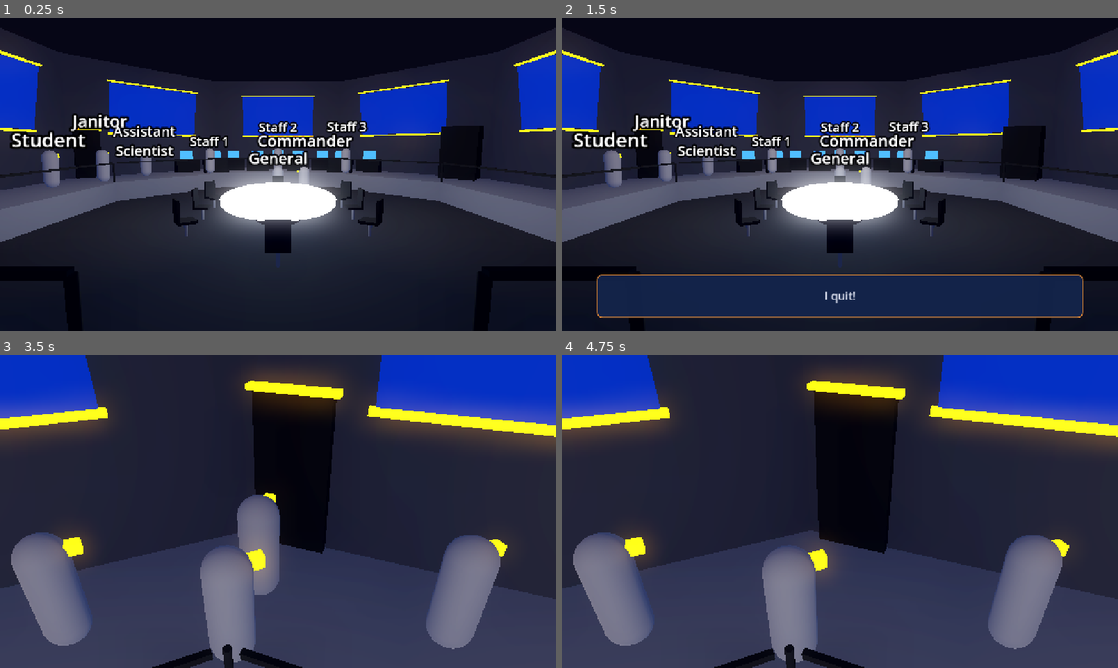
Above: before the commit, frames 1-4 (two rows, left to right).
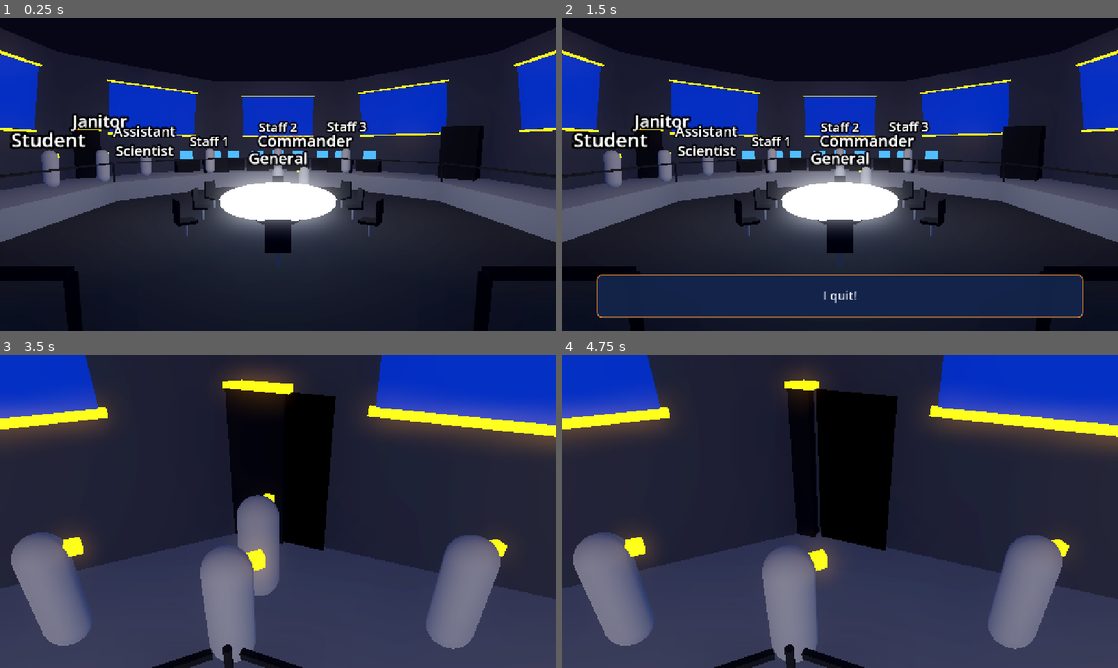
Above: after the commit, the same moments.

Repository: Kaleb-45/how-did-we-get-here
Game: Godot game, scene res://scenes/cutscene_intro.tscn
The game is run twice, just before and just after one commit, with the same random seed, the same clock (stepped at 60 frames per second) and the same inputs. This scene is started directly instead of the project's main scene.
Inputs (mouse positions are in pixels of both pictures, inside the frame that each line leads up to):
- Up to frame 1 (0.25 s): no input
- Up to frame 2 (1.5 s): move the mouse to (962, 158) at 0.52 s; hold D 0.53-1.28 s; tap E at 0.6 s; click (962, 158) at 0.67 s; tap Space at 0.77 s; move the mouse to (728, 190) at 1.27 s; hold S from 1.28 s (still down); tap Tab at 1.35 s
- Up to frame 3 (3.5 s): tap Space at 1.52, 2.75, 3.02 s; tap Enter at 2 s; move the mouse to (333, 442) at 2.02 s; release S at 2.03 s; hold D 2.03-2.78 s; tap E at 2.1 s; move the mouse to (250, 574) at 2.77 s; hold W from 2.78 s (still down); tap Tab at 2.85 s; click (250, 574) at 2.92 s
- Up to frame 4 (4.75 s): move the mouse to (1006, 558) at 3.52 s; release W at 3.53 s; hold A from 3.53 s (still down); tap E at 3.6 s; tap Space at 3.77, 4.52 s; move the mouse to (673, 464) at 4.27 s; tap Tab at 4.35 s

The runs differ from the first frame. In frame 2, less than 0.1% of the frame differs, in the area x 47-53%, y 86-92%; in frame 3, 3.1%; in frame 4, 4.4%, in the area x 40-62%, y 4-64%.

Commit message:
Cutscene fixes: sliding door, staff behind desks, crouch on Body, BodyText subtitle
Co-Authored-By: Claude Sonnet 5.5 <noreply@anthropic.com>

Diff:
--- a/scenes/cutscene_intro.tscn
+++ b/scenes/cutscene_intro.tscn
@@ -113,6 +113,13 @@
 
 [sub_resource type="BoxMesh" id="BoxMesh_arm"]
 size = Vector3(0.18, 0.18, 0.9)
+
+[sub_resource type="BoxMesh" id="BoxMesh_dooropen"]
+size = Vector3(1.3, 2.8, 0.02)
+
+[sub_resource type="StandardMaterial3D" id="Mat_dooropen"]
+shading_mode = 0
+albedo_color = Color(0, 0, 0, 1)
 
 [sub_resource type="Animation" id="Animation_intro"]
 resource_name = "intro"
@@ -164,7 +171,7 @@
 "times": PackedFloat32Array(0, 0.4, 0.8, 1.2, 1.6, 2, 2.999, 3, 3.4, 4.7),
 "transitions": PackedFloat32Array(1, 1, 0.5, 2, 1, 1, 1, 1, 1, 1),
 "update": 0,
-"values": [Vector3(1.5, 0, -4.8), Vector3(1.5, 0, -4.8), Vector3(1.5, 0.6, -4.8), Vector3(1.5, 0, -4.8), Vector3(1.5, 0, -4.8), Vector3(1.5, 0, -4.8), Vector3(1.5, 0, -4.8), Vector3(-10.2177, 1, -4.4901), Vector3(-10.2177, 1, -4.4901), Vector3(-11.2077, 1, -5.4801)]
+"values": [Vector3(1.5, 0, -4.8), Vector3(1.5, 0, -4.8), Vector3(1.5, 0.6, -4.8), Vector3(1.5, 0, -4.8), Vector3(1.5, 0, -4.8), Vector3(1.5, 0, -4.8), Vector3(1.5, 0, -4.8), Vector3(-10.2177, 1, -4.4901), Vector3(-10.2177, 1, -4.4901), Vector3(-11.0309, 1, -5.3033)]
 }
 tracks/4/type = "value"
 tracks/4/imported = false
@@ -181,214 +188,274 @@
 tracks/5/type = "value"
 tracks/5/imported = false
 tracks/5/enabled = true
-tracks/5/path = NodePath("People/Person_Commander:visible")
+tracks/5/path = NodePath("Room/Door:position")
 tracks/5/interp = 1
 tracks/5/loop_wrap = true
 tracks/5/keys = {
+"times": PackedFloat32Array(0, 3.3, 3.9, 4.9, 5.4),
+"transitions": PackedFloat32Array(1, 0.5, 1, 2, 1),
+"update": 0,
+"values": [Vector3(-11.2784, 2.4, -5.5508), Vector3(-11.2784, 2.4, -5.5508), Vector3(-12.2683, 2.4, -4.5609), Vector3(-12.2683, 2.4, -4.5609), Vector3(-11.2784, 2.4, -5.5508)]
+}
+tracks/6/type = "value"
+tracks/6/imported = false
+tracks/6/enabled = true
+tracks/6/path = NodePath("People/Person_Commander:visible")
+tracks/6/interp = 1
+tracks/6/loop_wrap = true
+tracks/6/keys = {
 "times": PackedFloat32Array(0, 4.7),
 "transitions": PackedFloat32Array(1, 1),
 "update": 1,
 "values": [true, false]
 }
-tracks/6/type = "value"
-tracks/6/imported = false
-tracks/6/enabled = true
-tracks/6/path = NodePath("People/Person_General:rotation:y")
-tracks/6/interp = 1
-tracks/6/loop_wrap = true
-tracks/6/keys = {
-"times": PackedFloat32Array(0, 5.5, 6.5, 12, 12.4, 13, 13.6, 14),
-"transitions": PackedFloat32Array(1, 1, 1, 1, 1, 1, 1, 1),
-"update": 0,
-"values": [0, 0, 3.1416, 3.1416, 3.7416, 2.5416, 3.4416, 3.1416]
-}
 tracks/7/type = "value"
 tracks/7/imported = false
 tracks/7/enabled = true
-tracks/7/path = NodePath("People/Person_General/ArmPivot:visible")
+tracks/7/path = NodePath("People/Person_General:rotation:y")
 tracks/7/interp = 1
 tracks/7/loop_wrap = true
 tracks/7/keys = {
+"times": PackedFloat32Array(0, 5.5, 6.5, 12, 12.4, 13, 13.6, 14),
+"transitions": PackedFloat32Array(1, 1, 1, 1, 1, 1, 1, 1),
+"update": 0,
+"values": [0, 0, 3.1416, 3.1416, 3.7416, 2.5416, 3.4416, 3.1416]
+}
+tracks/8/type = "value"
+tracks/8/imported = false
+tracks/8/enabled = true
+tracks/8/path = NodePath("People/Person_General/ArmPivot:visible")
+tracks/8/interp = 1
+tracks/8/loop_wrap = true
+tracks/8/keys = {
 "times": PackedFloat32Array(0, 14.2),
 "transitions": PackedFloat32Array(1, 1),
 "update": 1,
 "values": [false, true]
 }
-tracks/8/type = "value"
-tracks/8/imported = false
-tracks/8/enabled = true
-tracks/8/path = NodePath("People/Person_General/ArmPivot:rotation:x")
-tracks/8/interp = 1
-tracks/8/loop_wrap = true
-tracks/8/keys = {
-"times": PackedFloat32Array(0, 14.2, 14.9),
-"transitions": PackedFloat32Array(1, 1, 0.5),
-"update": 0,
-"values": [-1.5708, -1.5708, 0.2]
-}
 tracks/9/type = "value"
 tracks/9/imported = false
 tracks/9/enabled = true
-tracks/9/path = NodePath("People/Person_General/ArmPivot:rotation:y")
+tracks/9/path = NodePath("People/Person_General/ArmPivot:rotation:x")
 tracks/9/interp = 1
 tracks/9/loop_wrap = true
 tracks/9/keys = {
-"times": PackedFloat32Array(0),
-"transitions": PackedFloat32Array(1),
-"update": 0,
-"values": [0.17]
+"times": PackedFloat32Array(0, 14.2, 14.9),
+"transitions": PackedFloat32Array(1, 1, 0.5),
+"update": 0,
+"values": [-1.5708, -1.5708, 0.2]
 }
 tracks/10/type = "value"
 tracks/10/imported = false
 tracks/10/enabled = true
-tracks/10/path = NodePath("People/Person_Staff1:position")
+tracks/10/path = NodePath("People/Person_General/ArmPivot:rotation:y")
 tracks/10/interp = 1
 tracks/10/loop_wrap = true
 tracks/10/keys = {
-"times": PackedFloat32Array(0, 9.3, 10.335, 10.8),
-"transitions": PackedFloat32Array(1, 1, 1, 1),
-"update": 0,
-"values": [Vector3(-4.7, 1, -8.17), Vector3(-4.7, 1, -8.17), Vector3(-3, 1, -8.7), Vector3(-3, 1, -9.5)]
+"times": PackedFloat32Array(0),
+"transitions": PackedFloat32Array(1),
+"update": 0,
+"values": [0.17]
 }
 tracks/11/type = "value"
 tracks/11/imported = false
 tracks/11/enabled = true
-tracks/11/path = NodePath("People/Person_Staff1:rotation:y")
+tracks/11/path = NodePath("People/Person_Staff1:position")
 tracks/11/interp = 1
 tracks/11/loop_wrap = true
 tracks/11/keys = {
-"times": PackedFloat32Array(0, 9.29, 9.55, 10.325, 10.585),
+"times": PackedFloat32Array(0, 9.3, 9.9546, 10.2854, 10.8),
 "transitions": PackedFloat32Array(1, 1, 1, 1, 1),
 "update": 0,
-"values": [0, 0, -1.2686, -1.2686, 0]
+"values": [Vector3(-4.7, 1, -8.17), Vector3(-4.7, 1, -8.17), Vector3(-3, 1, -8.7), Vector3(-3, 1, -9.6), Vector3(-4.4, 1, -9.6)]
 }
 tracks/12/type = "value"
 tracks/12/imported = false
 tracks/12/enabled = true
-tracks/12/path = NodePath("People/Person_Staff1:scale")
+tracks/12/path = NodePath("People/Person_Staff1:rotation:y")
 tracks/12/interp = 1
 tracks/12/loop_wrap = true
 tracks/12/keys = {
-"times": PackedFloat32Array(0, 10.8, 11.2),
-"transitions": PackedFloat32Array(1, 1, 1),
-"update": 0,
-"values": [Vector3(1, 1, 1), Vector3(1, 1, 1), Vector3(1, 0.55, 1)]
+"times": PackedFloat32Array(0, 9.29, 9.55, 9.9446, 10.2046, 10.2754, 10.5354),
+"transitions": PackedFloat32Array(1, 1, 1, 1, 1, 1, 1),
+"update": 0,
+"values": [0, 0, -1.2686, -1.2686, 0, 0, 1.5708]
 }
 tracks/13/type = "value"
 tracks/13/imported = false
 tracks/13/enabled = true
-tracks/13/path = NodePath("People/Person_Staff2:position")
+tracks/13/path = NodePath("People/Person_Staff1/Body:scale")
 tracks/13/interp = 1
 tracks/13/loop_wrap = true
 tracks/13/keys = {
-"times": PackedFloat32Array(0, 9.3, 10.5),
+"times": PackedFloat32Array(0, 10.8, 11.2),
 "transitions": PackedFloat32Array(1, 1, 1),
 "update": 0,
-"values": [Vector3(0, 1, -9), Vector3(0, 1, -9), Vector3(0, 1, -10.3)]
+"values": [Vector3(1, 1, 1), Vector3(1, 1, 1), Vector3(1, 0.55, 1)]
 }
 tracks/14/type = "value"
 tracks/14/imported = false
 tracks/14/enabled = true
-tracks/14/path = NodePath("People/Person_Staff2:rotation:y")
+tracks/14/path = NodePath("People/Person_Staff1/Body:position")
 tracks/14/interp = 1
 tracks/14/loop_wrap = true
 tracks/14/keys = {
-"times": PackedFloat32Array(0, 9.29, 9.55),
+"times": PackedFloat32Array(0, 10.8, 11.2),
 "transitions": PackedFloat32Array(1, 1, 1),
 "update": 0,
-"values": [0, 0, 0]
+"values": [Vector3(0, 0.85, 0), Vector3(0, 0.85, 0), Vector3(0, 0.4675, 0)]
 }
 tracks/15/type = "value"
 tracks/15/imported = false
 tracks/15/enabled = true
-tracks/15/path = NodePath("People/Person_Staff2:scale")
+tracks/15/path = NodePath("People/Person_Staff1/Nose:position")
 tracks/15/interp = 1
 tracks/15/loop_wrap = true
 tracks/15/keys = {
-"times": PackedFloat32Array(0, 10.5, 10.9),
+"times": PackedFloat32Array(0, 10.8, 11.2),
 "transitions": PackedFloat32Array(1, 1, 1),
 "update": 0,
-"values": [Vector3(1, 1, 1), Vector3(1, 1, 1), Vector3(1, 0.55, 1)]
+"values": [Vector3(0, 1.45, -0.3), Vector3(0, 1.45, -0.3), Vector3(0, 0.8, -0.3)]
 }
 tracks/16/type = "value"
 tracks/16/imported = false
 tracks/16/enabled = true
-tracks/16/path = NodePath("People/Person_Staff3:position")
+tracks/16/path = NodePath("People/Person_Staff2:position")
 tracks/16/interp = 1
 tracks/16/loop_wrap = true
 tracks/16/keys = {
-"times": PackedFloat32Array(0, 9.3, 9.9148, 10.7098, 11.35, 11.6),
-"transitions": PackedFloat32Array(1, 1, 1, 1, 1, 1),
-"update": 0,
-"values": [Vector3(4.7, 1, -8.17), Vector3(4.7, 1, -8.17), Vector3(6.5, 1, -7.5), Vector3(8.4, 1, -5.9), Vector3(10, 1, -4.7), Vector3(10.6, 1, -5.2)]
+"times": PackedFloat32Array(0, 9.3, 9.8806, 10.5),
+"transitions": PackedFloat32Array(1, 1, 1, 1),
+"update": 0,
+"values": [Vector3(0, 1, -9), Vector3(0, 1, -9), Vector3(0, 1, -10.5), Vector3(1.6, 1, -10.5)]
 }
 tracks/17/type = "value"
 tracks/17/imported = false
 tracks/17/enabled = true
-tracks/17/path = NodePath("People/Person_Staff3:rotation:y")
+tracks/17/path = NodePath("People/Person_Staff2:rotation:y")
 tracks/17/interp = 1
 tracks/17/loop_wrap = true
 tracks/17/keys = {
-"times": PackedFloat32Array(0, 9.29, 9.55, 9.9048, 10.1648, 10.6998, 10.9598, 11.34, 11.6),
-"transitions": PackedFloat32Array(1, 1, 1, 1, 1, 1, 1, 1, 1),
-"update": 0,
-"values": [0, 0, -1.9271, -1.9271, -2.2707, -2.2707, -2.2143, -2.2143, -0.8761]
+"times": PackedFloat32Array(0, 9.29, 9.55, 9.8706, 10.1306),
+"transitions": PackedFloat32Array(1, 1, 1, 1, 1),
+"update": 0,
+"values": [0, 0, 0, 0, -1.5708]
 }
 tracks/18/type = "value"
 tracks/18/imported = false
 tracks/18/enabled = true
-tracks/18/path = NodePath("People/Person_Staff3:visible")
+tracks/18/path = NodePath("People/Person_Staff2/Body:scale")
 tracks/18/interp = 1
 tracks/18/loop_wrap = true
 tracks/18/keys = {
+"times": PackedFloat32Array(0, 10.5, 10.9),
+"transitions": PackedFloat32Array(1, 1, 1),
+"update": 0,
+"values": [Vector3(1, 1, 1), Vector3(1, 1, 1), Vector3(1, 0.55, 1)]
+}
+tracks/19/type = "value"
+tracks/19/imported = false
+tracks/19/enabled = true
+tracks/19/path = NodePath("People/Person_Staff2/Body:position")
+tracks/19/interp = 1
+tracks/19/loop_wrap = true
+tracks/19/keys = {
+"times": PackedFloat32Array(0, 10.5, 10.9),
+"transitions": PackedFloat32Array(1, 1, 1),
+"update": 0,
+"values": [Vector3(0, 0.85, 0), Vector3(0, 0.85, 0), Vector3(0, 0.4675, 0)]
+}
+tracks/20/type = "value"
+tracks/20/imported = false
+tracks/20/enabled = true
+tracks/20/path = NodePath("People/Person_Staff2/Nose:position")
+tracks/20/interp = 1
+tracks/20/loop_wrap = true
+tracks/20/keys = {
+"times": PackedFloat32Array(0, 10.5, 10.9),
+"transitions": PackedFloat32Array(1, 1, 1),
+"update": 0,
+"values": [Vector3(0, 1.45, -0.3), Vector3(0, 1.45, -0.3), Vector3(0, 0.8, -0.3)]
+}
+tracks/21/type = "value"
+tracks/21/imported = false
+tracks/21/enabled = true
+tracks/21/path = NodePath("People/Person_Staff3:position")
+tracks/21/interp = 1
+tracks/21/loop_wrap = true
+tracks/21/keys = {
+"times": PackedFloat32Array(0, 9.3, 9.9148, 10.7098, 11.35, 11.6),
+"transitions": PackedFloat32Array(1, 1, 1, 1, 1, 1),
+"update": 0,
+"values": [Vector3(4.7, 1, -8.17), Vector3(4.7, 1, -8.17), Vector3(6.5, 1, -7.5), Vector3(8.4, 1, -5.9), Vector3(10, 1, -4.7), Vector3(10.6, 1, -5.2)]
+}
+tracks/22/type = "value"
+tracks/22/imported = false
+tracks/22/enabled = true
+tracks/22/path = NodePath("People/Person_Staff3:rotation:y")
+tracks/22/interp = 1
+tracks/22/loop_wrap = true
+tracks/22/keys = {
+"times": PackedFloat32Array(0, 9.29, 9.55, 9.9048, 10.1648, 10.6998, 10.9598, 11.34, 11.6),
+"transitions": PackedFloat32Array(1, 1, 1, 1, 1, 1, 1, 1, 1),
+"update": 0,
+"values": [0, 0, -1.9271, -1.9271, -2.2707, -2.2707, -2.2143, -2.2143, -0.8761]
+}
+tracks/23/type = "value"
+tracks/23/imported = false
+tracks/23/enabled = true
+tracks/23/path = NodePath("People/Person_Staff3:visible")
+tracks/23/interp = 1
+tracks/23/loop_wrap = true
+tracks/23/keys = {
 "times": PackedFloat32Array(0, 11.7),
 "transitions": PackedFloat32Array(1, 1),
 "update": 1,
 "values": [true, false]
 }
-tracks/19/type = "value"
-tracks/19/imported = false
-tracks/19/enabled = true
-tracks/19/path = NodePath("People/Person_AssistantScientist:rotation:y")
-tracks/19/interp = 1
-tracks/19/loop_wrap = true
-tracks/19/keys = {
+tracks/24/type = "value"
+tracks/24/imported = false
+tracks/24/enabled = true
+tracks/24/path = NodePath("People/Person_AssistantScientist:rotation:y")
+tracks/24/interp = 1
+tracks/24/loop_wrap = true
+tracks/24/keys = {
 "times": PackedFloat32Array(0, 17.5, 18.1),
 "transitions": PackedFloat32Array(1, 1, 1),
 "update": 0,
 "values": [0, 0, 2.8072]
 }
-tracks/20/type = "value"
-tracks/20/imported = false
-tracks/20/enabled = true
-tracks/20/path = NodePath("People/Person_Janitor:rotation:y")
-tracks/20/interp = 1
-tracks/20/loop_wrap = true
-tracks/20/keys = {
+tracks/25/type = "value"
+tracks/25/imported = false
+tracks/25/enabled = true
+tracks/25/path = NodePath("People/Person_Janitor:rotation:y")
+tracks/25/interp = 1
+tracks/25/loop_wrap = true
+tracks/25/keys = {
 "times": PackedFloat32Array(0, 18.3, 18.9, 19.3, 19.9),
 "transitions": PackedFloat32Array(1, 1, 1, 1, 1),
 "update": 0,
 "values": [0, 0, 2.615, 2.615, -0.3344]
 }
-tracks/21/type = "value"
-tracks/21/imported = false
-tracks/21/enabled = true
-tracks/21/path = NodePath("People/Person_Student:rotation:y")
-tracks/21/interp = 1
-tracks/21/loop_wrap = true
-tracks/21/keys = {
+tracks/26/type = "value"
+tracks/26/imported = false
+tracks/26/enabled = true
+tracks/26/path = NodePath("People/Person_Student:rotation:y")
+tracks/26/interp = 1
+tracks/26/loop_wrap = true
+tracks/26/keys = {
 "times": PackedFloat32Array(0, 19.4, 20),
 "transitions": PackedFloat32Array(1, 1, 1),
 "update": 0,
 "values": [0, 0, -0.5266]
 }
-tracks/22/type = "method"
-tracks/22/imported = false
-tracks/22/enabled = true
-tracks/22/path = NodePath(".")
-tracks/22/interp = 1
-tracks/22/loop_wrap = true
-tracks/22/keys = {
+tracks/27/type = "method"
+tracks/27/imported = false
+tracks/27/enabled = true
+tracks/27/path = NodePath(".")
+tracks/27/interp = 1
+tracks/27/loop_wrap = true
+tracks/27/keys = {
 "times": PackedFloat32Array(0.3, 2.8, 5.5, 8.8, 12.2, 13.8, 14.8, 16.8),
 "transitions": PackedFloat32Array(1, 1, 1, 1, 1, 1, 1, 1),
 "values": [{
@@ -417,82 +484,22 @@
 "method": &"hide_subtitle"
 }]
 }
-tracks/23/type = "value"
-tracks/23/imported = false
-tracks/23/enabled = true
-tracks/23/path = NodePath("CanvasLayer/Fade:color")
-tracks/23/interp = 1
-tracks/23/loop_wrap = true
-tracks/23/keys = {
-"times": PackedFloat32Array(0, 21, 23),
-"transitions": PackedFloat32Array(1, 1, 1),
-"update": 0,
-"values": [Color(0, 0, 0, 0), Color(0, 0, 0, 0), Color(0, 0, 0, 1)]
-}
-tracks/24/type = "value"
-tracks/24/imported = false
-tracks/24/enabled = true
-tracks/24/path = NodePath("People/Person_General/Label:visible")
-tracks/24/interp = 1
-tracks/24/loop_wrap = true
-tracks/24/keys = {
-"times": PackedFloat32Array(0, 3, 9, 12, 17),
-"transitions": PackedFloat32Array(1, 1, 1, 1, 1),
-"update": 1,
-"values": [true, false, true, false, true]
-}
-tracks/25/type = "value"
-tracks/25/imported = false
-tracks/25/enabled = true
-tracks/25/path = NodePath("People/Person_Commander/Label:visible")
-tracks/25/interp = 1
-tracks/25/loop_wrap = true
-tracks/25/keys = {
-"times": PackedFloat32Array(0, 3, 9, 12, 17),
-"transitions": PackedFloat32Array(1, 1, 1, 1, 1),
-"update": 1,
-"values": [true, false, true, false, true]
-}
-tracks/26/type = "value"
-tracks/26/imported = false
-tracks/26/enabled = true
-tracks/26/path = NodePath("People/Person_Staff1/Label:visible")
-tracks/26/interp = 1
-tracks/26/loop_wrap = true
-tracks/26/keys = {
-"times": PackedFloat32Array(0, 3, 9, 12, 17),
-"transitions": PackedFloat32Array(1, 1, 1, 1, 1),
-"update": 1,
-"values": [true, false, true, false, true]
-}
-tracks/27/type = "value"
-tracks/27/imported = false
-tracks/27/enabled = true
-tracks/27/path = NodePath("People/Person_Staff2/Label:visible")
-tracks/27/interp = 1
-tracks/27/loop_wrap = true
-tracks/27/keys = {
-"times": PackedFloat32Array(0, 3, 9, 12, 17),
-"transitions": PackedFloat32Array(1, 1, 1, 1, 1),
-"update": 1,
-"values": [true, false, true, false, true]
-}
 tracks/28/type = "value"
 tracks/28/imported = false
 tracks/28/enabled = true
-tracks/28/path = NodePath("People/Person_Staff3/Label:visible")
+tracks/28/path = NodePath("CanvasLayer/Fade:color")
 tracks/28/interp = 1
 tracks/28/loop_wrap = true
 tracks/28/keys = {
-"times": PackedFloat32Array(0, 3, 9, 12, 17),
-"transitions": PackedFloat32Array(1, 1, 1, 1, 1),
-"update": 1,
-"values": [true, false, true, false, true]
+"times": PackedFloat32Array(0, 21, 23),
+"transitions": PackedFloat32Array(1, 1, 1),
+"update": 0,
+"values": [Color(0, 0, 0, 0), Color(0, 0, 0, 0), Color(0, 0, 0, 1)]
 }
 tracks/29/type = "value"
 tracks/29/imported = false
 tracks/29/enabled = true
-tracks/29/path = NodePath("People/Person_AssistantScientist/Label:visible")
+tracks/29/path = NodePath("People/Person_General/Label:visible")
 tracks/29/interp = 1
 tracks/29/loop_wrap = true
 tracks/29/keys = {
@@ -504,7 +511,7 @@
 tracks/30/type = "value"
 tracks/30/imported = false
 tracks/30/enabled = true
-tracks/30/path = NodePath("People/Person_Janitor/Label:visible")
+tracks/30/path = NodePath("People/Person_Commander/Label:visible")
 tracks/30/interp = 1
 tracks/30/loop_wrap = true
 tracks/30/keys = {
@@ -516,15 +523,75 @@
 tracks/31/type = "value"
 tracks/31/imported = false
 tracks/31/enabled = true
-tracks/31/path = NodePath("People/Person_Student/Label:visible")
+tracks/31/path = NodePath("People/Person_Staff1/Label:visible")
 tracks/31/interp = 1
 tracks/31/loop_wrap = true
 tracks/31/keys = {
+"times": PackedFloat32Array(0, 3, 9, 10.8),
+"transitions": PackedFloat32Array(1, 1, 1, 1),
+"update": 1,
+"values": [true, false, true, false]
+}
+tracks/32/type = "value"
+tracks/32/imported = false
+tracks/32/enabled = true
+tracks/32/path = NodePath("People/Person_Staff2/Label:visible")
+tracks/32/interp = 1
+tracks/32/loop_wrap = true
+tracks/32/keys = {
+"times": PackedFloat32Array(0, 3, 9, 10.8),
+"transitions": PackedFloat32Array(1, 1, 1, 1),
+"update": 1,
+"values": [true, false, true, false]
+}
+tracks/33/type = "value"
+tracks/33/imported = false
+tracks/33/enabled = true
+tracks/33/path = NodePath("People/Person_Staff3/Label:visible")
+tracks/33/interp = 1
+tracks/33/loop_wrap = true
+tracks/33/keys = {
 "times": PackedFloat32Array(0, 3, 9, 12, 17),
 "transitions": PackedFloat32Array(1, 1, 1, 1, 1),
 "update": 1,
 "values": [true, false, true, false, true]
 }
+tracks/34/type = "value"
+tracks/34/imported = false
+tracks/34/enabled = true
+tracks/34/path = NodePath("People/Person_AssistantScientist/Label:visible")
+tracks/34/interp = 1
+tracks/34/loop_wrap = true
+tracks/34/keys = {
+"times": PackedFloat32Array(0, 3, 9, 12, 17),
+"transitions": PackedFloat32Array(1, 1, 1, 1, 1),
+"update": 1,
+"values": [true, false, true, false, true]
+}
+tracks/35/type = "value"
+tracks/35/imported = false
+tracks/35/enabled = true
+tracks/35/path = NodePath("People/Person_Janitor/Label:visible")
+tracks/35/interp = 1
+tracks/35/loop_wrap = true
+tracks/35/keys = {
+"times": PackedFloat32Array(0, 3, 9, 12, 17),
+"transitions": PackedFloat32Array(1, 1, 1, 1, 1),
+"update": 1,
+"values": [true, false, true, false, true]
+}
+tracks/36/type = "value"
+tracks/36/imported = false
+tracks/36/enabled = true
+tracks/36/path = NodePath("People/Person_Student/Label:visible")
+tracks/36/interp = 1
+tracks/36/loop_wrap = true
+tracks/36/keys = {
+"times": PackedFloat32Array(0, 3, 9, 12, 17),
+"transitions": PackedFloat32Array(1, 1, 1, 1, 1),
+"update": 1,
+"values": [true, false, true, false, true]
+}
 
 [sub_resource type="AnimationLibrary" id="AnimationLibrary_intro"]
 _data = {
@@ -634,6 +701,11 @@
 transform = Transform3D(1.0000, 0, 0, 0, 1.0000, 0, 0, 0, 1.0000, 0, 1.4500, 0)
 mesh = SubResource("BoxMesh_5")
 surface_material_override/0 = ExtResource("m_amber")
+
+[node name="DoorOpening" type="MeshInstance3D" parent="Room"]
+transform = Transform3D(0.7071, 0, 0.7071, 0, 1, 0, -0.7071, 0, 0.7071, -11.2784, 2.4, -5.5508)
+mesh = SubResource("BoxMesh_dooropen")
+surface_material_override/0 = SubResource("Mat_dooropen")
 
 [node name="Steps" type="Node3D" parent="Room"]
 
@@ -1358,6 +1430,7 @@
 
 [node name="Subtitle" type="Label" parent="CanvasLayer/SubtitleBox"]
 layout_mode = 2
+theme_type_variation = &"BodyText"
 horizontal_alignment = 1
 vertical_alignment = 1
 autowrap_mode = 3
